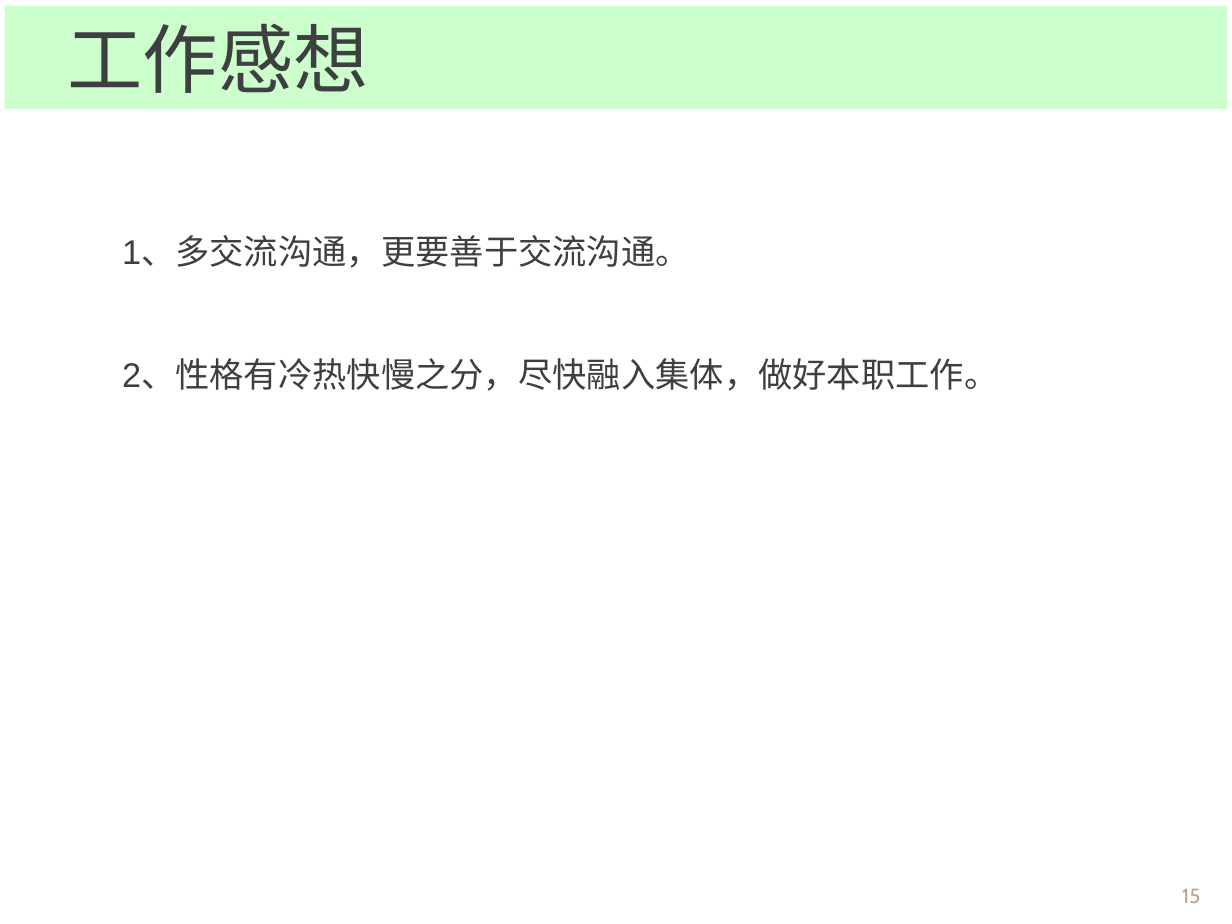
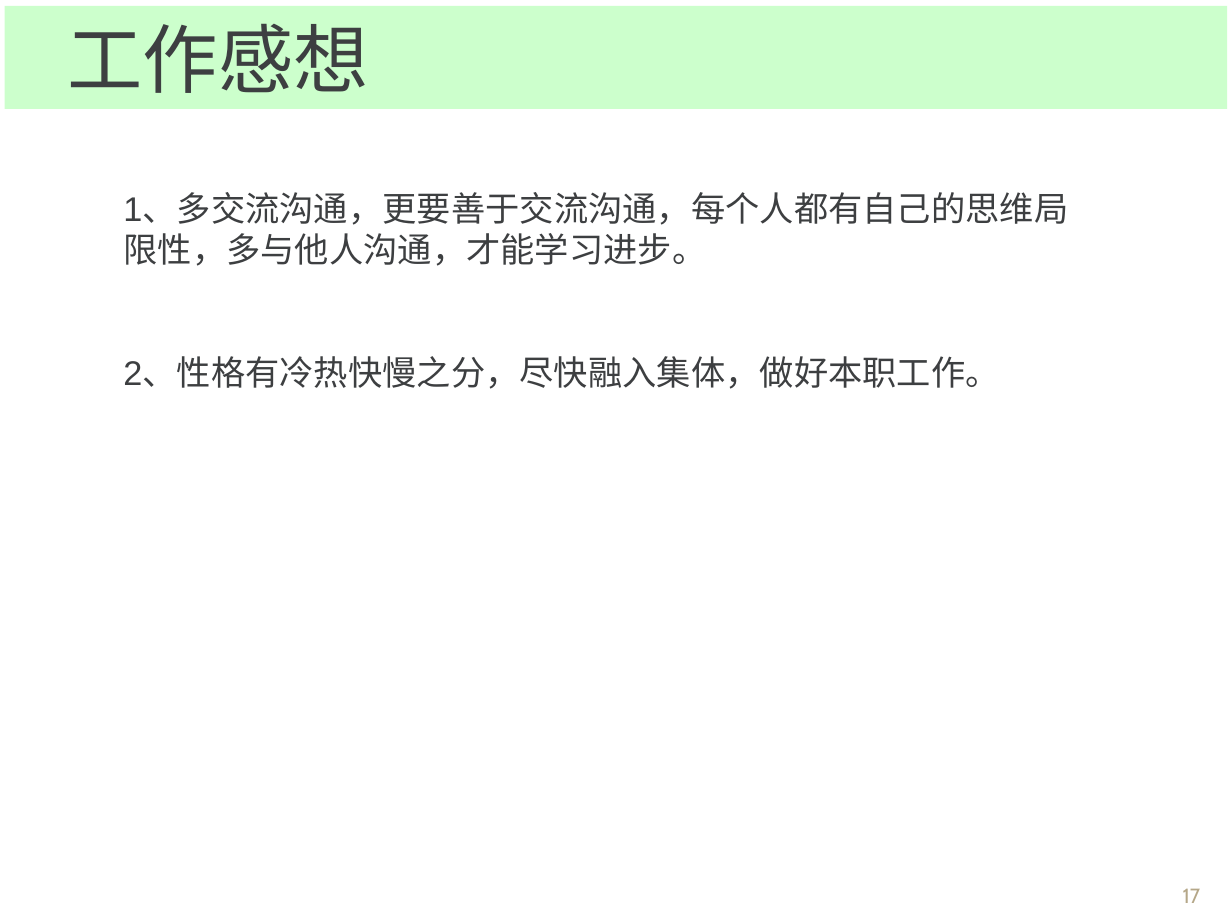
Before and after one commit to Spectrumleeee/Works, a slide deck: slide 17 of document/转正答辩_云平台部_黎光谱.ppt (slide 15 before the commit). Drawn at 1232x924 pixels with LibreOffice and Linux fonts; fonts in the diff are those of the drawing; background and template pictures are left out. Boxes give left, top, right and bottom in pixels: in the first picture for what was removed or moved away, otherwise in the second. Text is boxed around its words. In the diff, an @@ line names an element or a change of style, - is before the commit and + after.

```diff
--- a/document/转正答辩_云平台部_黎光谱.ppt
+++ b/document/转正答辩_云平台部_黎光谱.ppt
@@ text "1、多交流沟通，更要善于交流沟通，每个人都有自己的思维局限性，多与他人沟通，才能学习进步。" moved from (x1=122, y1=237, x2=998, y2=391) to (x1=123, y1=193, x2=1068, y2=389) @@
@@ text at (x1=123, y1=193, x2=1068, y2=266): text changed @@
-1、多交流沟通，更要善于交流沟通。
+1、多交流沟通，更要善于交流沟通，每个人都有自己的思维局限性，多与他人沟通，才能学习进步。
@@ page number at (x1=1183, y1=888, x2=1201, y2=903): text changed @@
-15
+17
```
Also in this commit, not shown: 6 other slides changed, 2 slides added, 1 other file.
